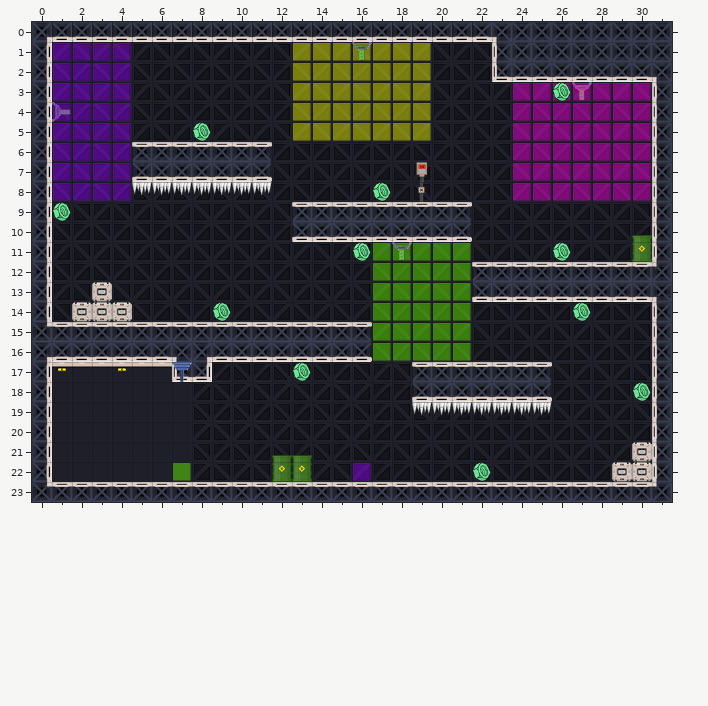
Level history. Tiled map: src/map_level/Level_1.tmx. Above, as it was before the edit.
Cells are 30x30 px. Shown: x 0..31, y 0..23.
Now the later version:
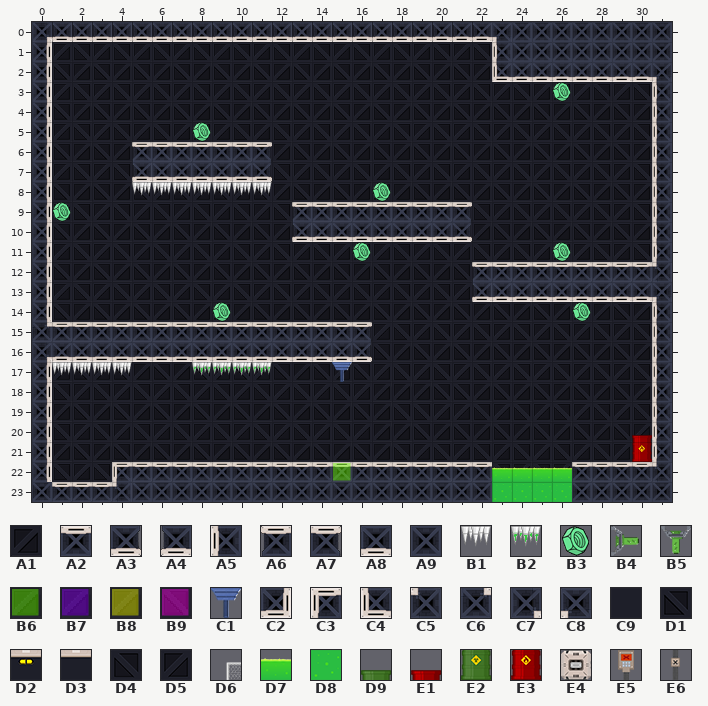
Key: from "Tileset_map": A1 0, A2 1, A3 2, A4 3, A5 4, A6 5, A7 6, A8 7, A9 9, B1 11, B2 13, B3 14, B4 16, B5 17, B6 21, B7 22, B8 23, B9 24, C1 27, C2 36, C3 37, C4 38, C5 45, C6 46, C7 47, C8 48, C9 49, D1 51, D2 52, D3 53, D4 55, D5 56, D6 57, D7 60, D8 61, D9 65, E1 69, E2 70, E3 74, E4 75, E5 77, E6 79.
__ is an empty cell.
See-through tiles are keyed as they look on the map.
The exact change:
Layer "Background":
Tile A1 gives way to one hidden under a higher layer in row 22 at x 17 to 18, 20 and 22.
Tile C9 gives way to one hidden under a higher layer in row 22 at x 4 to 7.
Tile D4 gives way to one hidden under a higher layer in row 22 at x 15.
Tile D5 gives way to one hidden under a higher layer in row 22 at x 14 and 16.
Tile C9 becomes tile A1 in row 19 at x 1, 3, 5 and 7; in row 21 at x 1, 3, 5 and 7.
Tile D2 becomes tile A1 in row 17 at x 1.
Tile D3 becomes tile A1 in row 17 at x 3 and 5.
The author put tile A9 in row 23 at x 0, 5 to 22 and 27 to 31.
Tile C9 becomes tile D1 in row 19 at x 2, 4 and 6; in row 21 at x 2, 4 and 6.
Tile D2 becomes tile D1 in row 17 at x 4.
Tile D3 becomes tile D1 in row 17 at x 2 and 6.
Tile C9 becomes tile D4 in row 18 at x 1, 3, 5 and 7; in row 20 at x 1, 3, 5 and 7; in row 22 at x 1 and 3.
Tile C9 becomes tile D5 in row 18 at x 2, 4 and 6; in row 20 at x 2, 4 and 6; in row 22 at x 2.
Layer "Turrets":
Tile B4 is gone in row 4 at x 1.
Tile B5 is gone in row 3 at x 27.
Layer "TurretsHitbox":
Tile B6 is gone in rows 11 to 16 at x 17 to 21.
Tile B7 is gone in rows 1 to 8 at x 1 to 4.
Tile B8 is gone in rows 1 to 5 at x 13 to 19.
Tile B9 is gone in rows 3 to 8 at x 24 to 30.
Layer "Walls":
Tile E2 becomes tile A2 in row 22 at x 12 to 13.
Tile E4 becomes tile A2 in row 22 at x 29 to 30.
The author put tile A2 in row 22 at x 5 to 11, 14 to 22 and 27 to 28.
Tile C7 becomes tile A8 in row 16 at x 8.
Tile C8 becomes tile A8 in row 16 at x 7.
The author put tile C3 in row 22 at x 4.
Tile A2 becomes tile C5 in row 23 at x 4.
Tile A5 becomes tile C5 in row 22 at x 31.
Tile A2 becomes tile D6 in row 23 at x 23 to 26.
Tile A2 is gone in row 17 at x 20 to 24; in row 23 at x 5 to 22 and 27 to 30.
Tile A3 is gone in row 18 at x 25.
Tile A4 is gone in row 18 at x 19.
Tile A6 is gone in row 17 at x 19.
Tile A7 is gone in row 17 at x 25.
Tile A8 is gone in row 18 at x 20 to 24.
Tile C2 is gone in row 17 at x 8.
Tile C4 is gone in row 17 at x 7.
Tile C5 is gone in row 23 at x 31.
Tile C6 is gone in row 23 at x 0.
Tile E2 is gone in row 11 at x 30.
Tile E4 is gone in row 13 at x 3; in row 14 at x 2 to 4; in row 21 at x 30.
Tile E5 is gone in row 7 at x 19.
Tile E6 is gone in row 8 at x 19.
Layer "StaticEnemies":
The author put tile B1 in row 17 at x 1 to 4.
The author put tile B2 in row 17 at x 8 to 11.
The author put tile D7 in row 22 at x 23 to 26.
The author put tile D8 in row 23 at x 23 to 26.
The author put tile E1 in row 20 at x 30.
The author put tile E3 in row 21 at x 30.
Tile B1 is gone in row 19 at x 19 to 25.
Tile D9 is gone in row 10 at x 30; in row 21 at x 12 to 13.
Tile E2 is gone in row 11 at x 30; in row 22 at x 12 to 13.
Layer "Rewards":
Tile B3 is gone in row 17 at x 13; in row 18 at x 30; in row 22 at x 22.
Layer "HiddenTurrets" (removed):
Tile B5 is gone in row 1 at x 16; in row 11 at x 18.
Layer "Laser":
The author put tile C1 in row 17 at x 15.
Tile C1 is gone in row 17 at x 7.
Layer "LaserMax":
The author put tile B6 in row 22 at x 15.
Tile B6 is gone in row 22 at x 7.
Layer "Upgrades":
Tile B7 is gone in row 22 at x 16.
Where, in picture pixels (left, top, right, bottom), the same in both pictures:
removed: (52, 43, 131, 201)
removed: (293, 42, 431, 141)
removed: (513, 82, 651, 201)
removed: (416, 162, 427, 202)
changed: (32, 235, 672, 502)
